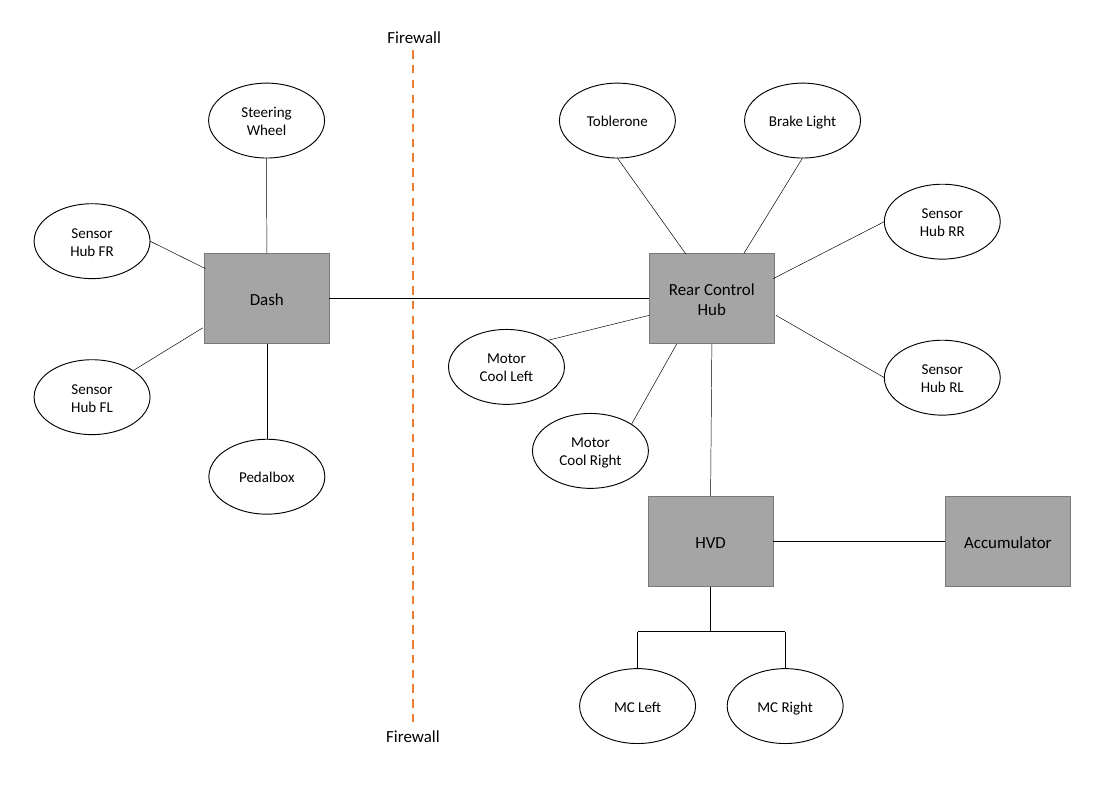
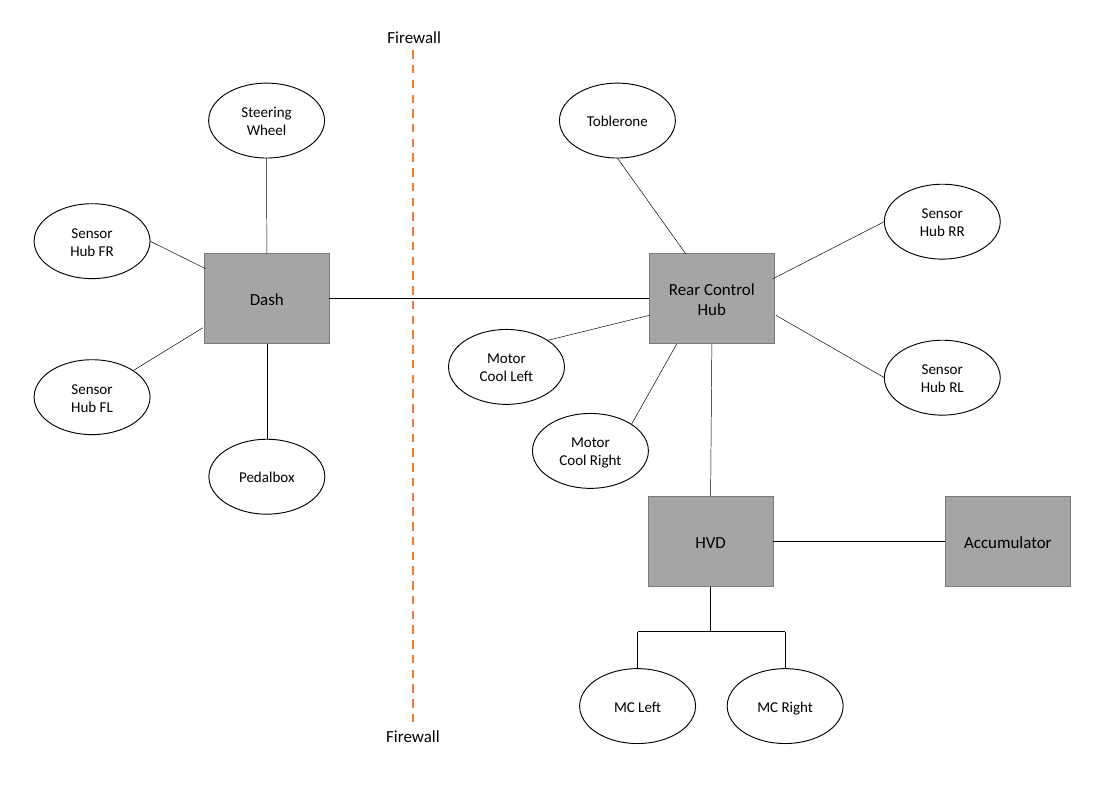
Before and after one commit to MatthewWhitworth/NURacing, a slide deck: slide 1 of EV3 Loom/EV3_Loom_Topology_V2_RCH.pptx. Drawn at 1120x792 pixels with LibreOffice and Linux fonts; fonts in the diff are those of the drawing. Boxes give left, top, right and bottom in pixels: in the first picture for what was removed or moved away, otherwise in the second. Text is boxed around its words. In the diff, an @@ line names an element or a change of style, - is before the commit and + after.

```diff
--- a/EV3 Loom/EV3_Loom_Topology_V2_RCH.pptx
+++ b/EV3 Loom/EV3_Loom_Topology_V2_RCH.pptx
@@ ellipse removed at <box>745,83,860,159</box> @@
-Brake Light
@@ line removed from (803, 158) to (744, 253) @@
```
Also in this commit, not shown: 3 other files.
